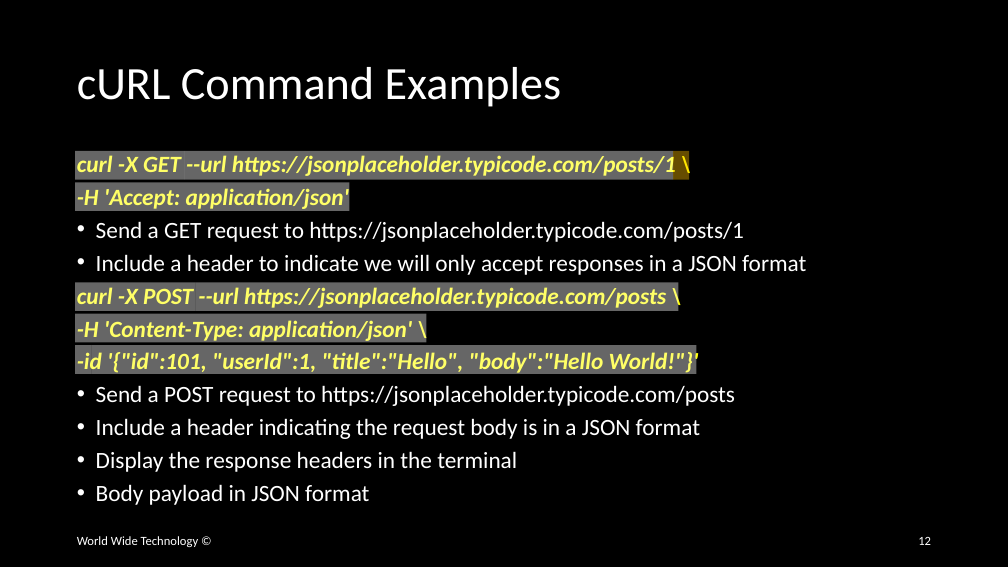
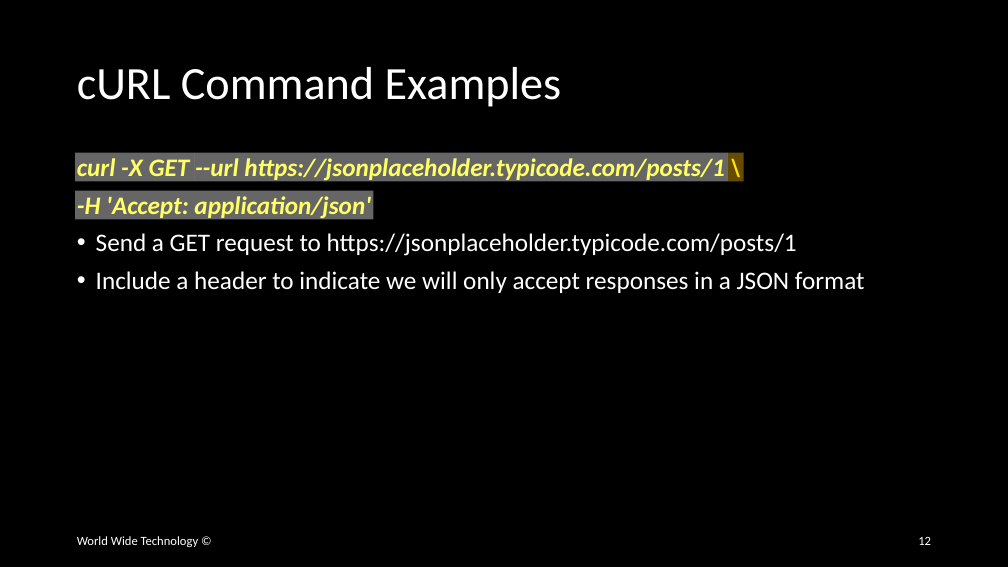
Before and after one commit to wwt/curl-requests-foundations, a slide deck: slide 12 of curl-requests-foundations.pptx. Drawn at 1008x567 pixels with LibreOffice and Linux fonts; fonts in the diff are those of the drawing. Boxes give left, top, right and bottom in pixels: in the first picture for what was removed or moved away, otherwise in the second. Text is boxed around its words. In the diff, an @@ line names an element or a change of style, - is before the commit and + after.

Commit message:
Split cURL example commands such that a single cURL command appears on each slide

```diff
--- a/curl-requests-foundations.pptx
+++ b/curl-requests-foundations.pptx
@@ text "curl -X GET --url https://jsonplaceholder.typicode.com/posts ..." at (77, 158, 865, 293): size 22.2 to 24 pt; line spacing 0.8 to 0.9 @@
@@ rectangle: place and size @@
-rectangle at (75, 151, 184, 180)
+rectangle at (75, 153, 194, 181)
@@ rectangle: place and size @@
-rectangle at (185, 151, 674, 180)
+rectangle at (194, 153, 728, 181)
@@ rectangle: place and size @@
-rectangle at (673, 151, 689, 180)
+rectangle at (728, 153, 744, 181)
@@ rectangle: place and size @@
-rectangle at (75, 182, 349, 211)
+rectangle at (75, 191, 373, 219)
@@ rectangle removed at (75, 282, 195, 311) @@
@@ text at (77, 287, 735, 505): paragraphs removed @@
-curl -X POST --url https://jsonplaceholder.typicode.com/posts \
--H 'Content-Type: application/json' \
--id '{"id":101, "userId":1, "title":"Hello", "body":"Hello World!"}'
-• Send a POST request to https://jsonplaceholder.typicode.com/posts
-• Include a header indicating the request body is in a JSON format
-• Display the response headers in the terminal
-• Body payload in JSON format
@@ rectangle removed at (196, 282, 679, 311) @@
@@ rectangle removed at (75, 314, 426, 343) @@
@@ rectangle removed at (75, 346, 91, 374) @@
@@ rectangle removed at (91, 346, 696, 374) @@
```
Also in this commit, not shown: 2 other slides changed, 8 slides added.
